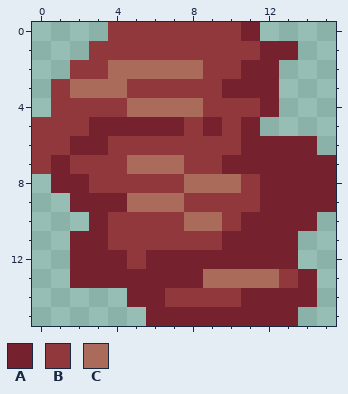
A pixel-art sprite gets an edit: Sprites/Flesh.png. This is how it looked before the edit.
The file is 16x16 pixels.
Palette (. is transparent): A #75222e  B #91383c  C #aa6b5a
Pixels before, first column x 0:
 0 ....BBBBBBBA....
 1 ...BBBBBBBBBAA..
 2 ..BBCCCCCBBAA...
 3 .BCCCBBBBBAAA...
 4 .BBBBCCCCBBBA...
 5 BBBAAAAABABA....
 6 BBAABBBBBBBAAAA.
 7 BABBBCCCBBAAAAAA
 8 .AABBBBBCCCBAAAA
 9 ..AAACCCBBBBAAAA
10 ...ABBBBCCBAAAA.
11 ..AABBBBBBAAAA..
12 ..AAABAAAAAAAA..
13 ..AAAAAAACCCCBA.
14 .....AABBBBAAAA.
15 ......AAAAAAAA..
New version:
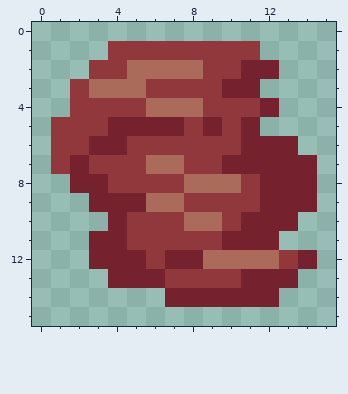
Change:
Changed rows in their new state; - is an unchanged pixel.
first column x 0:
 0 ----........----
 1 ---.--------..--
 2 --.-B-----------
 3 -.B--C------.---
 4 -.---B----------
 5 .--B------------
 6 .-B-A---------.-
 7 .BA--B---------.
 8 -.-A-----------.
 9 --.--A---------.
10 ---.A---------.-
11 --.-A--------.--
12 --.--AB--CCCCBA-
13 --..---BBBBAAA.-
14 -----..AAAA--..-
15 ------........--
Boxes around the changes in both pictures, in picture pixels (x1, y1, x2, y2):
changed: (32, 22, 336, 326)
